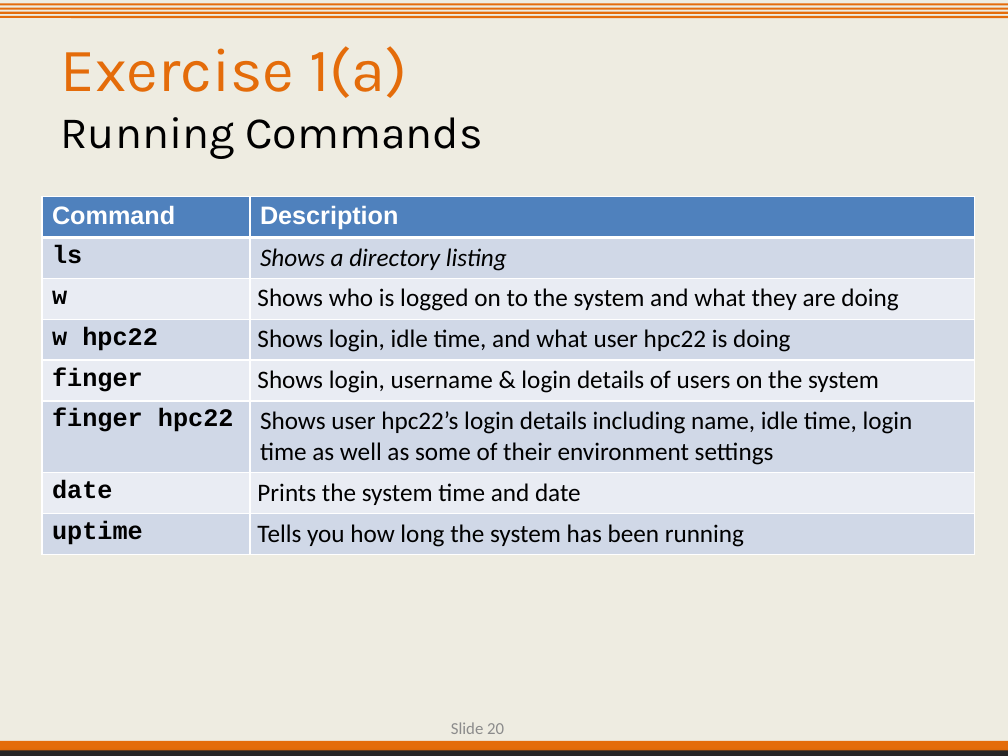
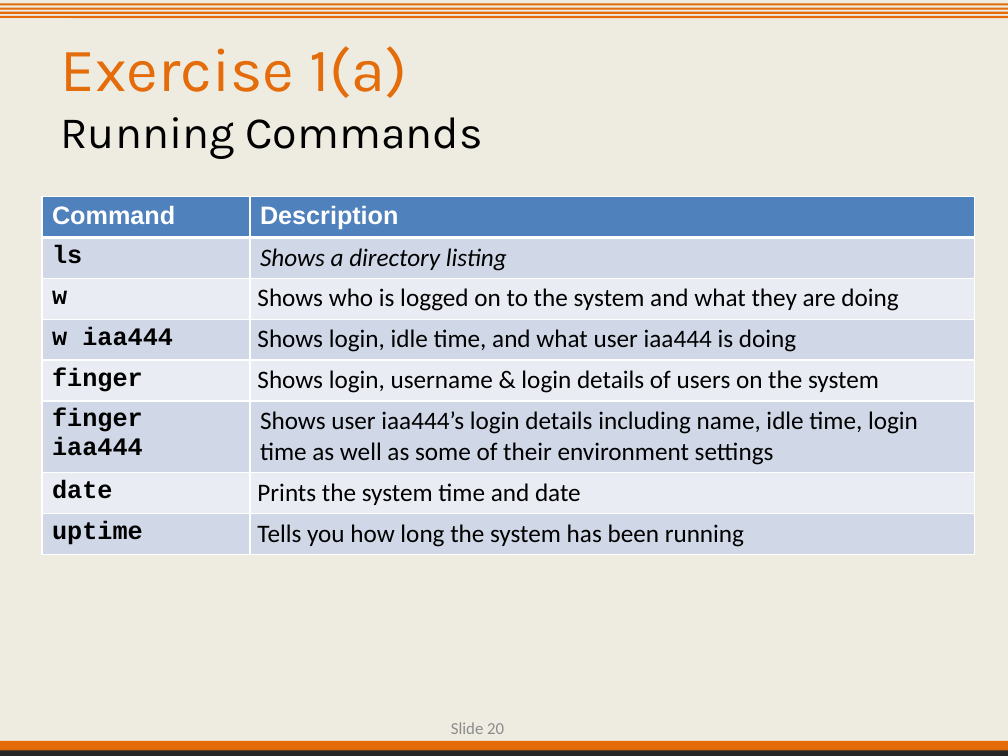
Before and after one commit to IntersectAustralia/TrainingMaterials, a slide deck: slide 20 of hpc1/01 Shell Primer - Slides.pptx. Drawn at 1008x756 pixels with LibreOffice and Linux fonts; fonts in the diff are those of the drawing; background and template pictures are left out. Boxes give left, top, right and bottom in pixels: in the first picture for what was removed or moved away, otherwise in the second. Text is boxed around its words. In the diff, an @@ line names an element or a change of style, - is before the commit and + after.

```diff
--- a/hpc1/01 Shell Primer - Slides.pptx
+++ b/hpc1/01 Shell Primer - Slides.pptx
@@ table at box(42, 197, 975, 553) @@
-row 4, column 1: w hpc22
+row 4, column 1: w iaa444
-row 4, column 2: Shows login, idle time, and what user hpc22 is doing
+row 4, column 2: Shows login, idle time, and what user iaa444 is doing
-row 6, column 1: finger hpc22
+row 6, column 1: finger iaa444
-row 6, column 2: Shows user hpc22’s login details including name, idle time, login time as well as some of their environment settings
+row 6, column 2: Shows user iaa444’s login details including name, idle time, login time as well as some of their environment settings
```
Also in this commit, not shown: 10 other slides changed, 5 other files.
